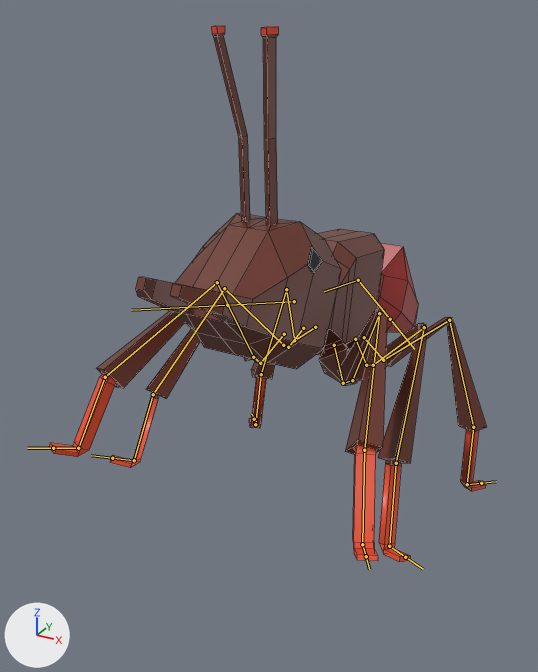
The FBX model Assets/Art/ant/ant.fbx: old version first, new version second.
Both versions are drawn from a 50 mm lens placed at (1.99, -3.37, 3.52), pointed at (-0.22, 0.66, 1.51). Every picture has the same lights, and +X, +Y and +Z are marked at lower left. Both versions are drawn at frame 21 of the action 'Armature|Attack'; the numbers are the values there. The bones that bend it are drawn over the model as lines. Mesh edges are drawn as thin lines.
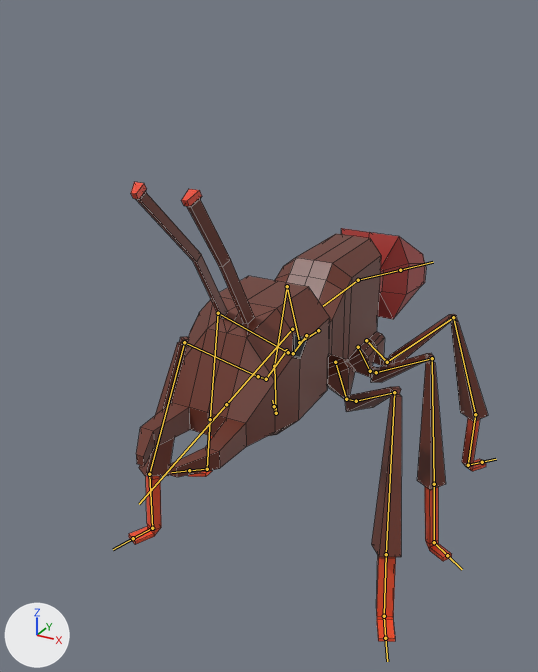
Edits to the scene script, one JSON object a line:
```json
{"block": "bone_root", "where": "bone_root = bpy.data.objects['Armature'].pose.bones['Root']"}
{"op": "set", "path": "bone_root.rotation_quaternion", "old": "(0.996, -0.085, 0.0, 0.0)", "new": "(1.0, 0.0, 0.0, 0.0)", "note": "degrees (-10, 0, 0) -> degrees (0, 0, 0)"}
{"block": "bone_upperarm3_l", "where": "bone_upperarm3_l = bpy.data.objects['Armature'].pose.bones['UpperArm3.L']  # child of 'Arm3.L'"}
{"op": "set", "path": "bone_upperarm3_l.rotation_quaternion", "old": "(0.938, 0.155, -0.211, -0.225)", "new": "(0.94, 0.156, -0.185, -0.242)", "note": "degrees (24, -19, -31) -> degrees (23, -16, -32)"}
{"block": "bone_head", "where": "bone_head = bpy.data.objects['Armature'].pose.bones['Head']  # child of 'Root'"}
{"op": "set", "path": "bone_head.rotation_quaternion", "old": "(0.987, 0.161, 0.0, 0.0)", "new": "(1.0, 0.0, 0.0, 0.0)", "note": "degrees (19, 0, 0) -> degrees (0, 0, 0)"}
{"block": "bone_miniarm_l", "where": "bone_miniarm_l = bpy.data.objects['Armature'].pose.bones['MiniArm.L']  # child of 'Arm.L'"}
{"op": "set", "path": "bone_miniarm_l.rotation_quaternion", "old": "(0.977, -0.007, -0.014, 0.214)", "new": "(1.0, 0.0, 0.0, 0.0)", "note": "degrees (-1, -1, 25) -> degrees (0, 0, 0)"}
{"block": "bone_upperarm_l", "where": "bone_upperarm_l = bpy.data.objects['Armature'].pose.bones['UpperArm.l']  # child of 'MiniArm.L'"}
{"op": "set", "path": "bone_upperarm_l.rotation_quaternion", "old": "(0.937, -0.125, 0.207, -0.253)", "new": "(0.95, -0.004, 0.232, -0.207)", "note": "degrees (-21, 19, -34) -> degrees (-7, 26, -26)"}
{"block": "bone_lowerarm_l", "where": "bone_lowerarm_l = bpy.data.objects['Armature'].pose.bones['LowerArm.L']  # child of 'UpperArm.l'"}
{"op": "set", "path": "bone_lowerarm_l.rotation_quaternion", "old": "(0.903, 0.278, -0.082, -0.316)", "new": "(0.965, 0.237, -0.006, -0.116)", "note": "degrees (34, 2, -38) -> degrees (27, 3, -13)"}
{"block": "bone_lowerlowerarm_l", "where": "bone_lowerlowerarm_l = bpy.data.objects['Armature'].pose.bones['LowerLowerArm.L']  # child of 'LowerArm.L'"}
{"op": "set", "path": "bone_lowerlowerarm_l.rotation_quaternion", "old": "(0.937, -0.286, 0.155, 0.13)", "new": "(0.982, -0.138, 0.121, 0.046)", "note": "degrees (-32, 21, 10) -> degrees (-16, 15, 3)"}
{"block": "bone_miniarm2_l", "where": "bone_miniarm2_l = bpy.data.objects['Armature'].pose.bones['MiniArm2.L']  # child of 'Arm2.L'"}
{"op": "set", "path": "bone_miniarm2_l.rotation_quaternion", "old": "(0.996, -0.068, 0.0, -0.06)", "new": "(1.0, 0.0, 0.0, 0.0)", "note": "degrees (-8, -1, -7) -> degrees (0, 0, 0)"}
{"block": "bone_lowerarm2_l", "where": "bone_lowerarm2_l = bpy.data.objects['Armature'].pose.bones['LowerArm2.L']  # child of 'UpperArm2.L'"}
{"op": "set", "path": "bone_lowerarm2_l.rotation_quaternion", "old": "(0.904, -0.36, -0.221, 0.065)", "new": "(0.982, -0.007, -0.179, -0.064)", "note": "degrees (-47, -21, 17) -> degrees (1, -21, -8)"}
{"block": "bone_lowerlowerarm2_l", "where": "bone_lowerlowerarm2_l = bpy.data.objects['Armature'].pose.bones['LowerLowerArm2.L']  # child of 'LowerArm2.L'"}
{"op": "set", "path": "bone_lowerlowerarm2_l.rotation_quaternion", "old": "(0.964, 0.249, 0.032, -0.083)", "new": "(1.0, 0.0, 0.0, 0.0)", "note": "degrees (29, 6, -8) -> degrees (0, 0, 0)"}
{"block": "bone_tail", "where": "bone_tail = bpy.data.objects['Armature'].pose.bones['Tail']  # child of 'Root'"}
{"op": "set", "path": "bone_tail.rotation_quaternion", "old": "(0.991, -0.134, 0.0, 0.0)", "new": "(1.0, 0.0, 0.0, 0.0)", "note": "degrees (-15, 0, 0) -> degrees (0, 0, 0)"}
{"block": "bone_upperarm3_r", "where": "bone_upperarm3_r = bpy.data.objects['Armature'].pose.bones['UpperArm3.R']  # child of 'Arm3.R'"}
{"op": "set", "path": "bone_upperarm3_r.rotation_quaternion", "old": "(0.938, 0.155, 0.211, 0.225)", "new": "(0.94, 0.156, 0.185, 0.242)", "note": "degrees (24, 19, 31) -> degrees (23, 16, 32)"}
{"block": "bone_miniarm_r", "where": "bone_miniarm_r = bpy.data.objects['Armature'].pose.bones['MiniArm.R']  # child of 'Arm.R'"}
{"op": "set", "path": "bone_miniarm_r.rotation_quaternion", "old": "(0.977, -0.007, 0.014, -0.214)", "new": "(1.0, 0.0, 0.0, 0.0)", "note": "degrees (-1, 1, -25) -> degrees (0, 0, 0)"}
{"block": "bone_upperarm_r", "where": "bone_upperarm_r = bpy.data.objects['Armature'].pose.bones['UpperArm.r']  # child of 'MiniArm.R'"}
{"op": "set", "path": "bone_upperarm_r.rotation_quaternion", "old": "(0.937, -0.125, -0.207, 0.253)", "new": "(0.95, -0.004, -0.232, 0.207)", "note": "degrees (-21, -19, 34) -> degrees (-7, -26, 26)"}
{"block": "bone_lowerarm_r", "where": "bone_lowerarm_r = bpy.data.objects['Armature'].pose.bones['LowerArm.R']  # child of 'UpperArm.r'"}
{"op": "set", "path": "bone_lowerarm_r.rotation_quaternion", "old": "(0.903, 0.279, 0.081, 0.317)", "new": "(0.965, 0.237, 0.006, 0.116)", "note": "degrees (34, -2, 38) -> degrees (27, -3, 13)"}
{"block": "bone_lowerlowerarm_r", "where": "bone_lowerlowerarm_r = bpy.data.objects['Armature'].pose.bones['LowerLowerArm.R']  # child of 'LowerArm.R'"}
{"op": "set", "path": "bone_lowerlowerarm_r.rotation_quaternion", "old": "(0.937, -0.286, -0.155, -0.13)", "new": "(0.982, -0.138, -0.121, -0.046)", "note": "degrees (-32, -21, -10) -> degrees (-16, -15, -3)"}
{"block": "bone_miniarm2_r", "where": "bone_miniarm2_r = bpy.data.objects['Armature'].pose.bones['MiniArm2.R']  # child of 'Arm2.R'"}
{"op": "set", "path": "bone_miniarm2_r.rotation_quaternion", "old": "(0.996, -0.068, 0.0, 0.06)", "new": "(1.0, 0.0, 0.0, 0.0)", "note": "degrees (-8, 1, 7) -> degrees (0, 0, 0)"}
{"block": "bone_lowerarm2_r", "where": "bone_lowerarm2_r = bpy.data.objects['Armature'].pose.bones['LowerArm2.R']  # child of 'UpperArm2.R'"}
{"op": "set", "path": "bone_lowerarm2_r.rotation_quaternion", "old": "(0.904, -0.36, 0.221, -0.065)", "new": "(0.982, -0.007, 0.179, 0.064)", "note": "degrees (-47, 21, -17) -> degrees (1, 21, 8)"}
{"block": "bone_lowerlowerarm2_r", "where": "bone_lowerlowerarm2_r = bpy.data.objects['Armature'].pose.bones['LowerLowerArm2.R']  # child of 'LowerArm2.R'"}
{"op": "set", "path": "bone_lowerlowerarm2_r.rotation_quaternion", "old": "(0.964, 0.249, -0.032, 0.083)", "new": "(1.0, 0.0, 0.0, 0.0)", "note": "degrees (29, -6, 8) -> degrees (0, 0, 0)"}
```

Boxes [x1, y1, x2, y2] around the edits, measured in the pictures (538 x 672 px):
```json
{"object": "Cube", "change": "posed", "before": [49, 26, 487, 562], "after": [129, 182, 488, 642], "on screen": "18% narrower, 14% shorter"}
{"bone": "Root", "before": "(358, 280) to (324, 291)", "after": "(358, 280) to (323, 306)"}
{"bone": "UpperArm3.L", "before": "(383, 360) to (449, 320)", "after": "(387, 362) to (453, 317)"}
{"bone": "Head", "before": "(294, 301) to (227, 305)", "after": "(292, 329) to (226, 404)"}
{"bone": "MiniArm.L", "before": "(343, 383) to (352, 380)", "after": "(346, 399) to (356, 401)"}
{"bone": "UpperArm.l", "before": "(352, 380) to (379, 313)", "after": "(356, 401) to (394, 392)"}
{"bone": "LowerArm.L", "before": "(379, 313) to (364, 450)", "after": "(394, 392) to (386, 554)"}
{"bone": "LowerLowerArm.L", "before": "(364, 450) to (362, 544)", "after": "(386, 554) to (384, 616)"}
{"bone": "MiniArm2.L", "before": "(366, 365) to (373, 365)", "after": "(370, 371) to (376, 372)"}
{"bone": "LowerArm2.L", "before": "(424, 327) to (396, 463)", "after": "(432, 358) to (434, 484)"}
{"bone": "LowerLowerArm2.L", "before": "(396, 463) to (389, 546)", "after": "(434, 484) to (434, 542)"}
{"bone": "Tail", "before": "(358, 280) to (390, 319)", "after": "(358, 280) to (400, 270)"}
{"bone": "UpperArm3.R", "before": "(294, 340) to (286, 289)", "after": "(299, 342) to (287, 286)"}
{"bone": "MiniArm.R", "before": "(260, 363) to (253, 357)", "after": "(266, 379) to (258, 376)"}
{"bone": "UpperArm.r", "before": "(253, 357) to (217, 282)", "after": "(258, 376) to (184, 342)"}
{"bone": "LowerArm.R", "before": "(217, 282) to (105, 377)", "after": "(184, 342) to (149, 474)"}
{"bone": "LowerLowerArm.R", "before": "(105, 377) to (78, 448)", "after": "(149, 474) to (152, 528)"}
{"bone": "MiniArm2.R", "before": "(288, 347) to (283, 345)", "after": "(293, 353) to (288, 352)"}
{"bone": "LowerArm2.R", "before": "(224, 288) to (153, 394)", "after": "(218, 313) to (210, 419)"}
{"bone": "LowerLowerArm2.R", "before": "(153, 394) to (134, 460)", "after": "(210, 419) to (207, 469)"}
```
